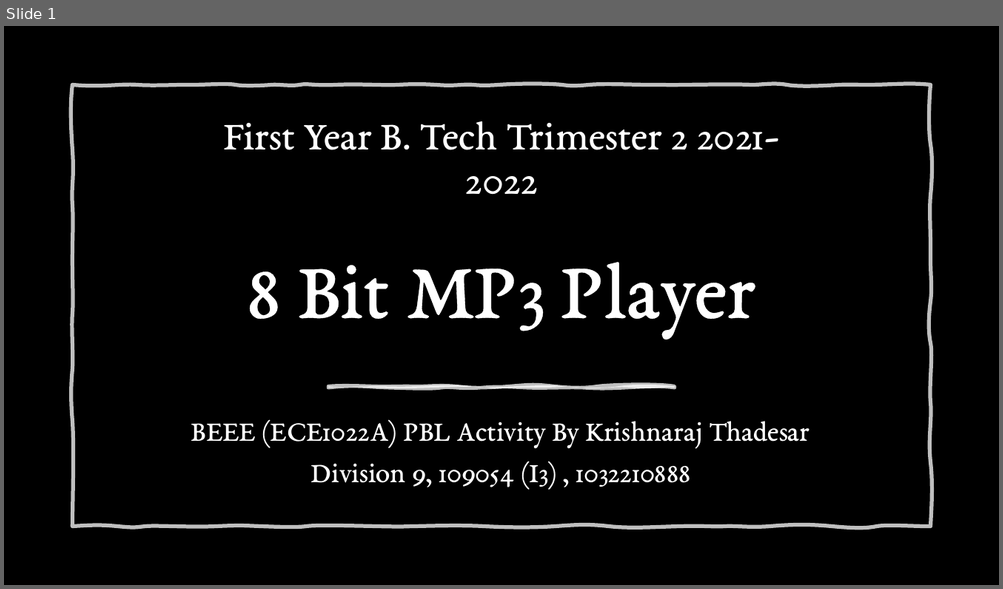
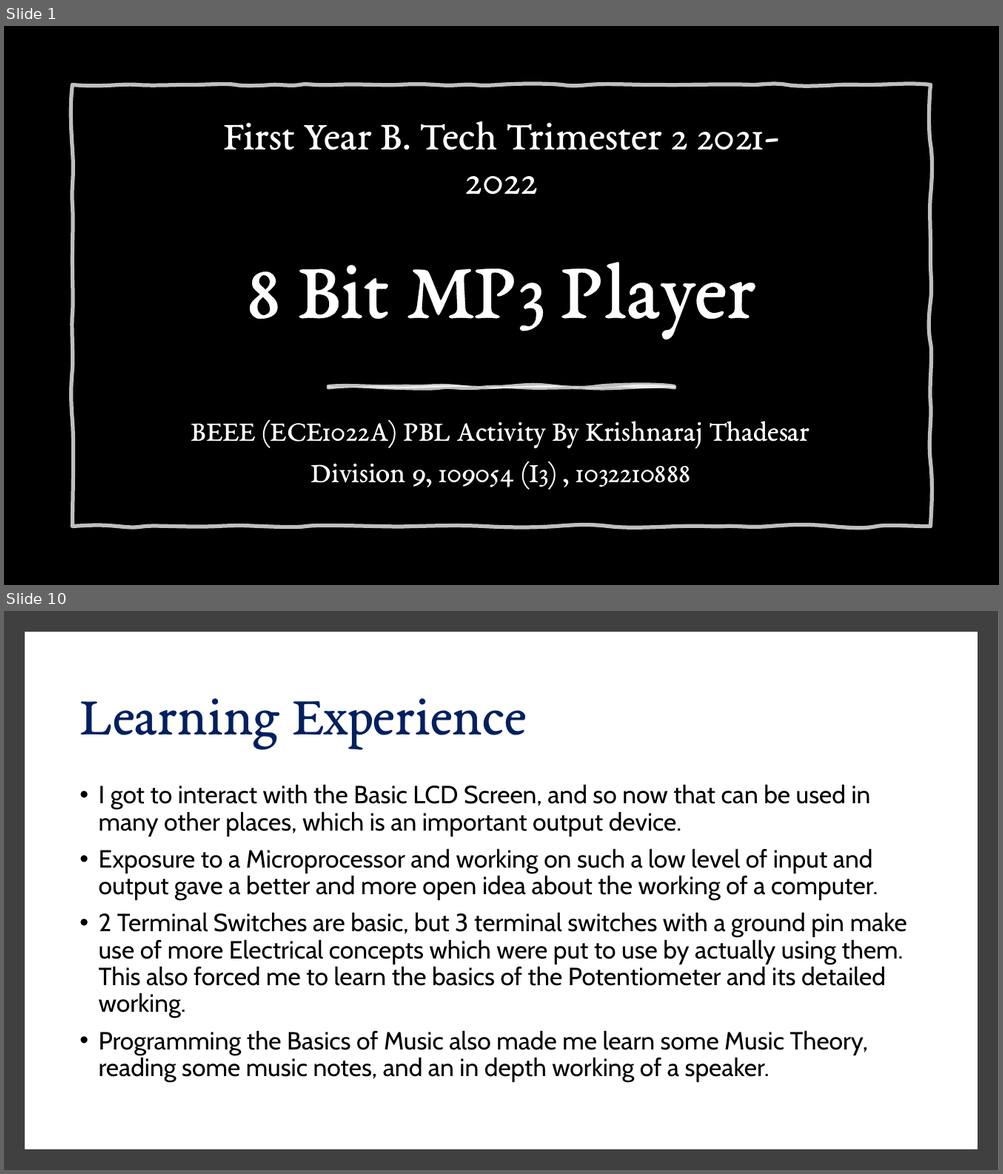
Before and after one commit to School-Related/First-Year, a slide deck: Second Trimester/Basics of Electrical and Electronics Engineering/Lab/Project/[2022] [1st Yr] PBL Activity 8 Bit MP3 Player PPT.pptx. Shown one above the other, each under a label of ours: slide 1 before the commit, slides 1 and 10 after it; the slides between them are not shown. The pictures are 1003x589 and 1003x1174 pixels, drawn with LibreOffice and Linux fonts; fonts in the diff are those of the drawing; background and template pictures are left out. Boxes give left, top, right and bottom in pixels: in the first picture for what was removed or moved away, otherwise in the second. Text is boxed around its words. In the diff, an @@ line names an element or a change of style, - is before the commit and + after.

```diff
--- a/Second Trimester/Basics of Electrical and Electronics Engineering/Lab/Project/[2022] [1st Yr] PBL Activity 8 Bit MP3 Player PPT.pptx
+++ b/Second Trimester/Basics of Electrical and Electronics Engineering/Lab/Project/[2022] [1st Yr] PBL Activity 8 Bit MP3 Player PPT.pptx
@@ slide 10 added at [4,611,999,1170], background #FFFFFF @@
@@ rectangle added at [4,611,999,1170], fill #404040 @@
@@ rectangle added at [30,637,973,1145], fill #FFFFFF, outline #FFFFFF 10 pt @@
@@ title added at [79,698,526,749], 54 pt, text #002060 @@
+Learning Experience
@@ text added at [99,784,907,1082], 24 pt, text #000000 @@
+• I got to interact with the Basic LCD Screen, and so now that can be used in many other places, which is an important output device.
+• Exposure to a Microprocessor and working on such a low level of input and output gave a better and more open idea about the working of a computer.
+• 2 Terminal Switches are basic, but 3 terminal switches with a ground pin make use of more Electrical concepts which were put to use by actually using them. This also forced me to learn the basics of the Potentiometer and its detailed working.
+• Programming the Basics of Music also made me learn some Music Theory, reading some music notes, and an in depth working of a speaker.
```
Also in this commit, not shown: 3 slides changed, 6 other slides added, 3 slides removed, 4 other files.
